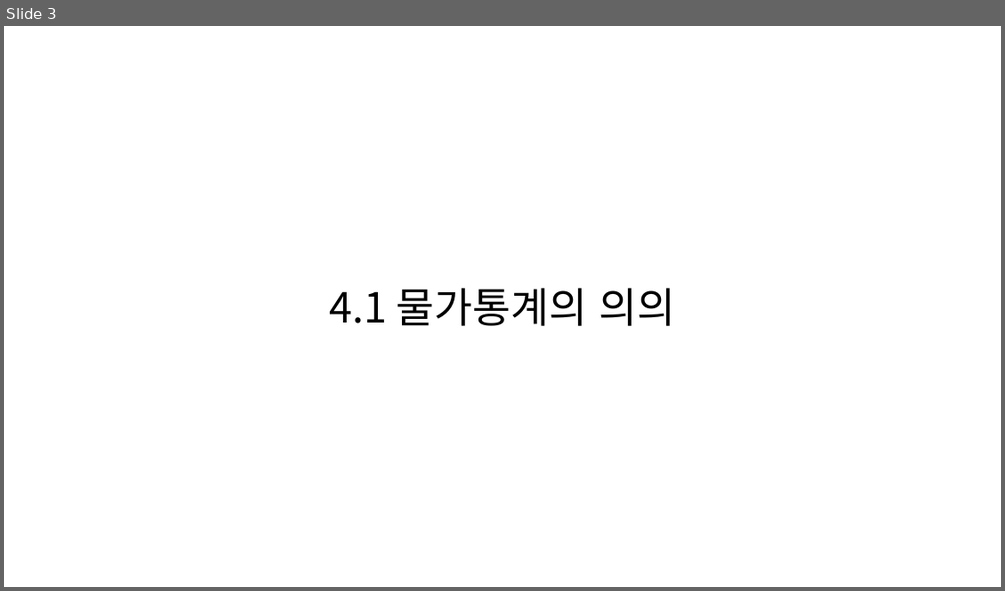
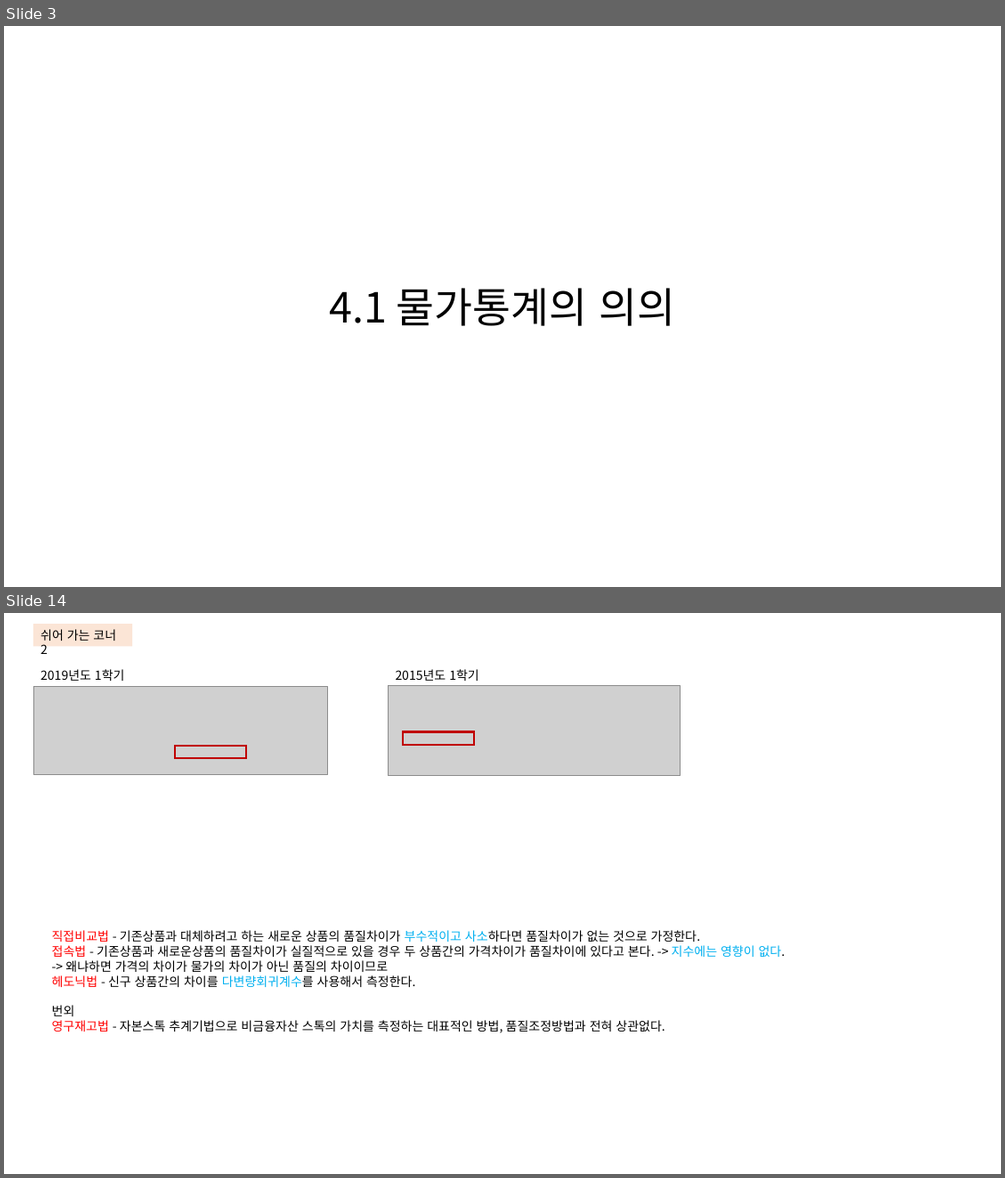
Before and after one commit to KNOU-STUDY/KNOU-UNDERSTANDING-NATIONAL-STATISTICS, a slide deck: previous_question/4장-물가통계.pptx. Shown one above the other, each under a label of ours: slide 3 before the commit, slides 3 and 14 after it; the slides between them are not shown. The pictures are 1005x591 and 1005x1178 pixels, drawn with LibreOffice and Linux fonts; fonts in the diff are those of the drawing; grey boxes stand for pictures. Boxes give left, top, right and bottom in pixels: in the first picture for what was removed or moved away, otherwise in the second. Text is boxed around its words. In the diff, an @@ line names an element or a change of style, - is before the commit and + after.

```diff
--- a/previous_question/4장-물가통계.pptx
+++ b/previous_question/4장-물가통계.pptx
@@ slide 14 added at <box>4,613,1001,1174</box>, background #FFFFFF @@
@@ rectangle added at <box>33,624,133,646</box>, fill #FBE5D6, 12 pt, text #000000 @@
+쉬어 가는 코너 2
@@ picture added at <box>33,686,327,774</box> @@
@@ text added at <box>40,669,124,681</box>, 12 pt, text #000000 @@
+2019년도 1학기
@@ picture added at <box>388,686,680,774</box> @@
@@ text added at <box>396,669,478,681</box>, 12 pt, text #000000 @@
+2015년도 1학기
@@ rectangle added at <box>175,746,246,758</box>, outline #C00000 2 pt @@
@@ rectangle added at <box>403,732,474,745</box>, outline #C00000 2 pt @@
@@ text added at <box>52,930,785,1033</box>, 12 pt, text #000000 @@
+직접비교법 - 기존상품과 대체하려고 하는 새로운 상품의 품질차이가 부수적이고 사소하다면 품질차이가 없는 것으로 가정한다.
+접속법 - 기존상품과 새로운상품의 품질차이가 실질적으로 있을 경우 두 상품간의 가격차이가 품질차이에 있다고 본다. -> 지수에는 영향이 없다. -> 왜냐하면 가격의 차이가 물가의 차이가 아닌 품질의 차이이므로
+헤도닉법 - 신구 상품간의 차이를 다변량회귀계수를 사용해서 측정한다.
+번외
+영구재고법 - 자본스톡 추계기법으로 비금융자산 스톡의 가치를 측정하는 대표적인 방법, 품질조정방법과 전혀 상관없다.
```
Also in this commit, not shown: 16 other slides added, 10 slides removed.
